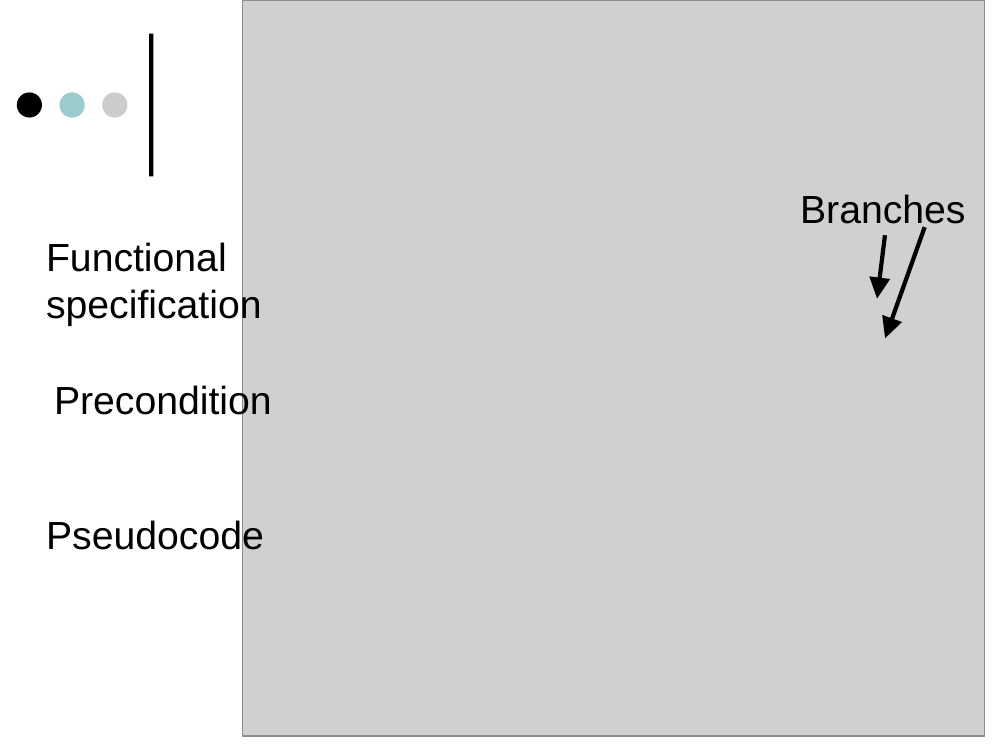
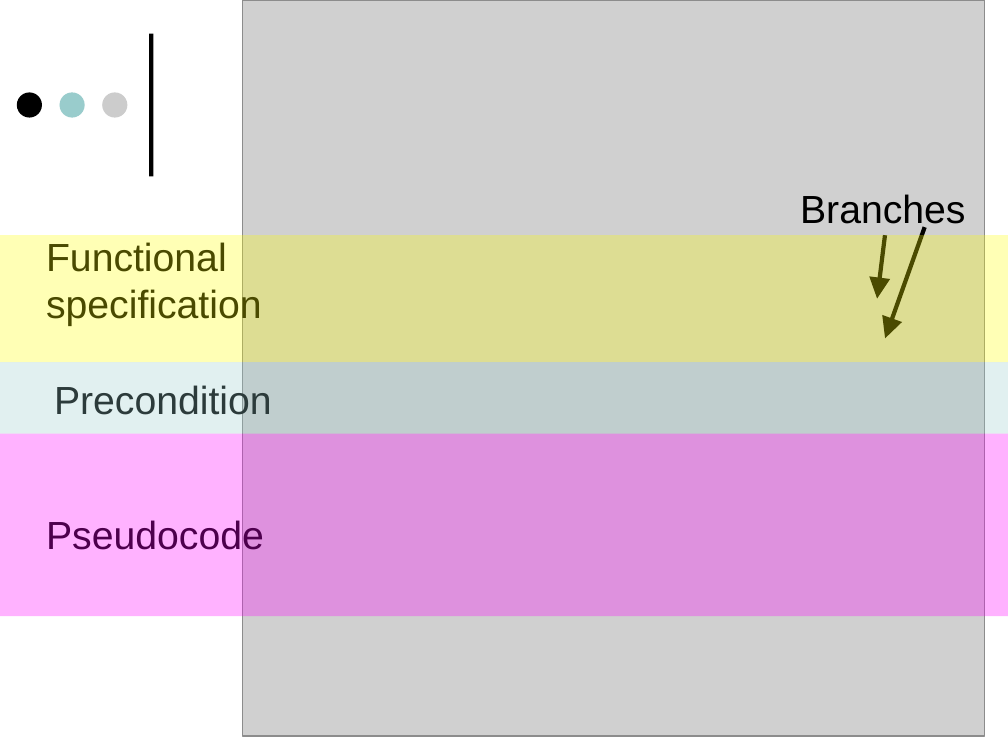
Before and after one commit to kornevgen/tesla-project, a slide deck: slide 3 of TeSLa/papers/SYRCoSE2008/show/mips64.ppt. Drawn at 1008x756 pixels with LibreOffice and Linux fonts; fonts in the diff are those of the drawing; grey boxes stand for pictures. Boxes give left, top, right and bottom in pixels: in the first picture for what was removed or moved away, otherwise in the second. Text is boxed around its words. In the diff, an @@ line names an element or a change of style, - is before the commit and + after.

```diff
--- a/TeSLa/papers/SYRCoSE2008/show/mips64.ppt
+++ b/TeSLa/papers/SYRCoSE2008/show/mips64.ppt
@@ rectangle added at (x1=0, y1=235, x2=1008, y2=362), fill #FFFF00 at 29% opacity @@
@@ rectangle added at (x1=0, y1=362, x2=1008, y2=433), fill #99CCCC at 29% opacity @@
@@ rectangle added at (x1=0, y1=433, x2=1008, y2=616), fill #FF00FF at 30% opacity @@
```
Also in this commit, not shown: 2 other slides changed, 1 slide added.
